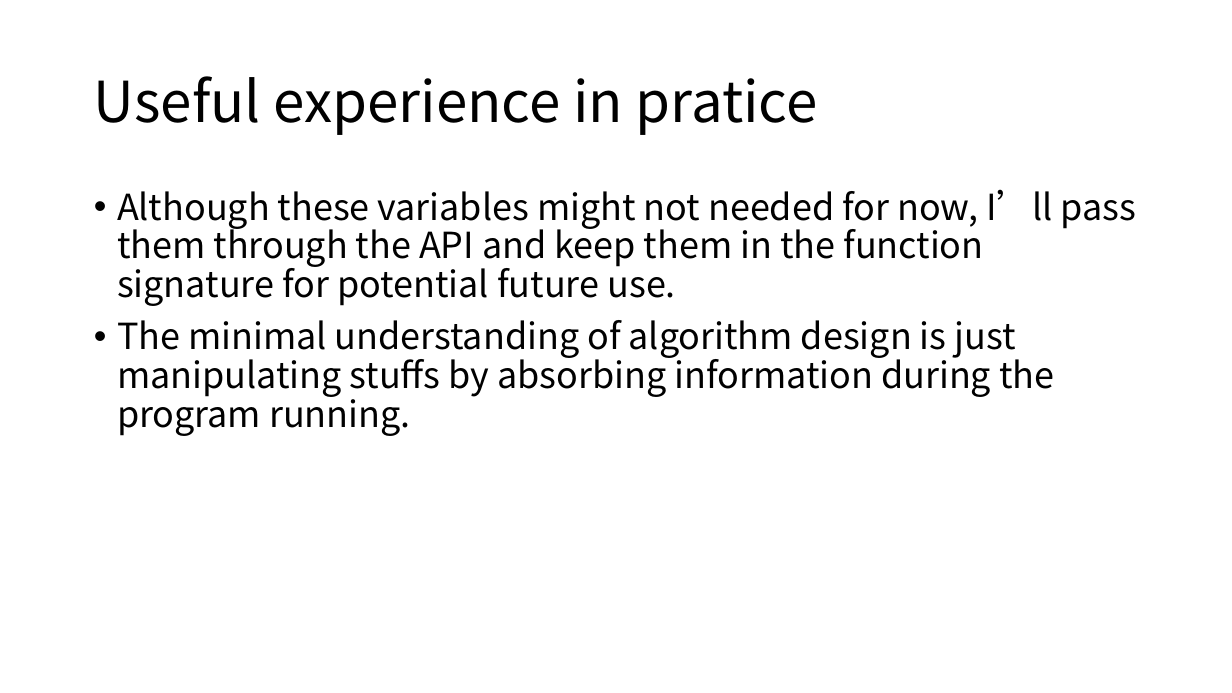
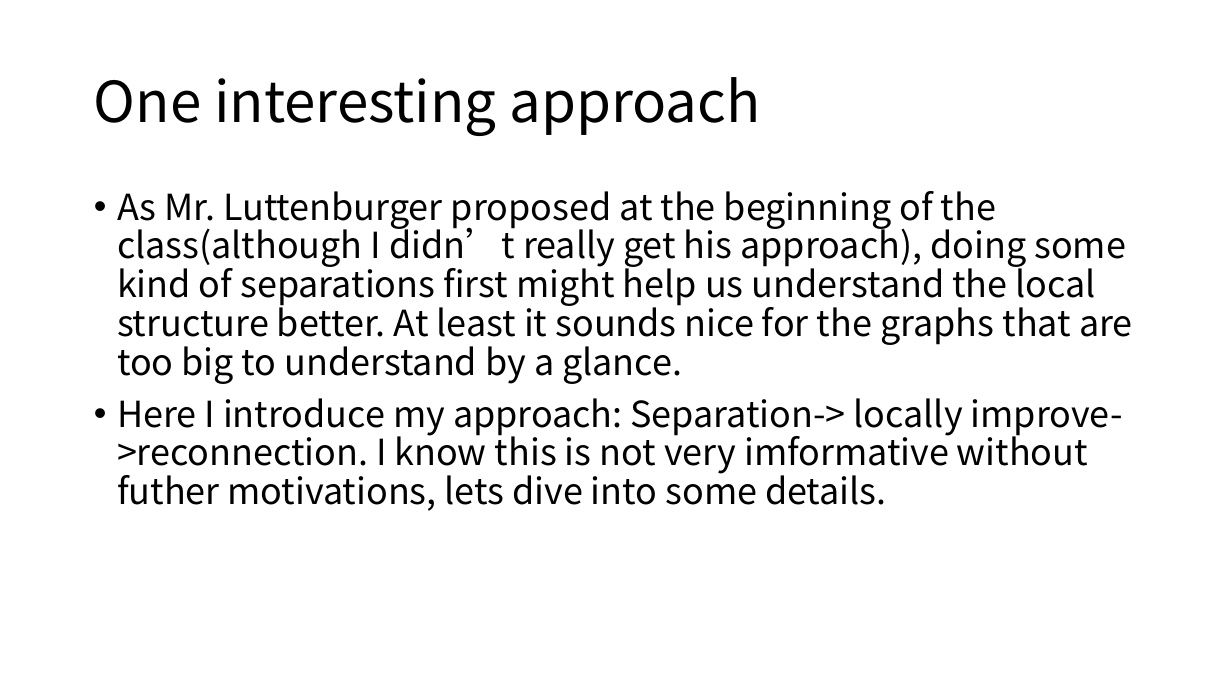
Before and after one commit to Assignmentsymbol/graph_crossing, a slide deck: slide 8 of presentation.pptx (slide 3 before the commit). Drawn at 1232x693 pixels with LibreOffice and Linux fonts; fonts in the diff are those of the drawing. Boxes give left, top, right and bottom in pixels: in the first picture for what was removed or moved away, otherwise in the second. Text is boxed around its words. In the diff, an @@ line names an element or a change of style, - is before the commit and + after.

Commit message:
update slides

```diff
--- a/presentation.pptx
+++ b/presentation.pptx
@@ title at box(94, 77, 760, 136): text changed @@
-Useful experience in pratice
+One interesting approach
@@ text at box(117, 191, 1133, 511): text changed @@
-• Although these variables might not needed for now, I’ll pass them through the API and keep them in the function signature for potential future use.
-• The minimal understanding of algorithm design is just manipulating stuffs by absorbing information during the program running.
+• As Mr. Luttenburger proposed at the beginning of the class(although I didn’t really get his approach), doing some kind of separations first might help us understand the local structure better. At least it sounds nice for the graphs that are too big to understand by a glance.
+• Here I introduce my approach: Separation-> locally improve->reconnection. I know this is not very imformative without futher motivations, lets dive into some details.
```
Also in this commit, not shown: 18 slides added, 4 slides removed, 1 other file.
